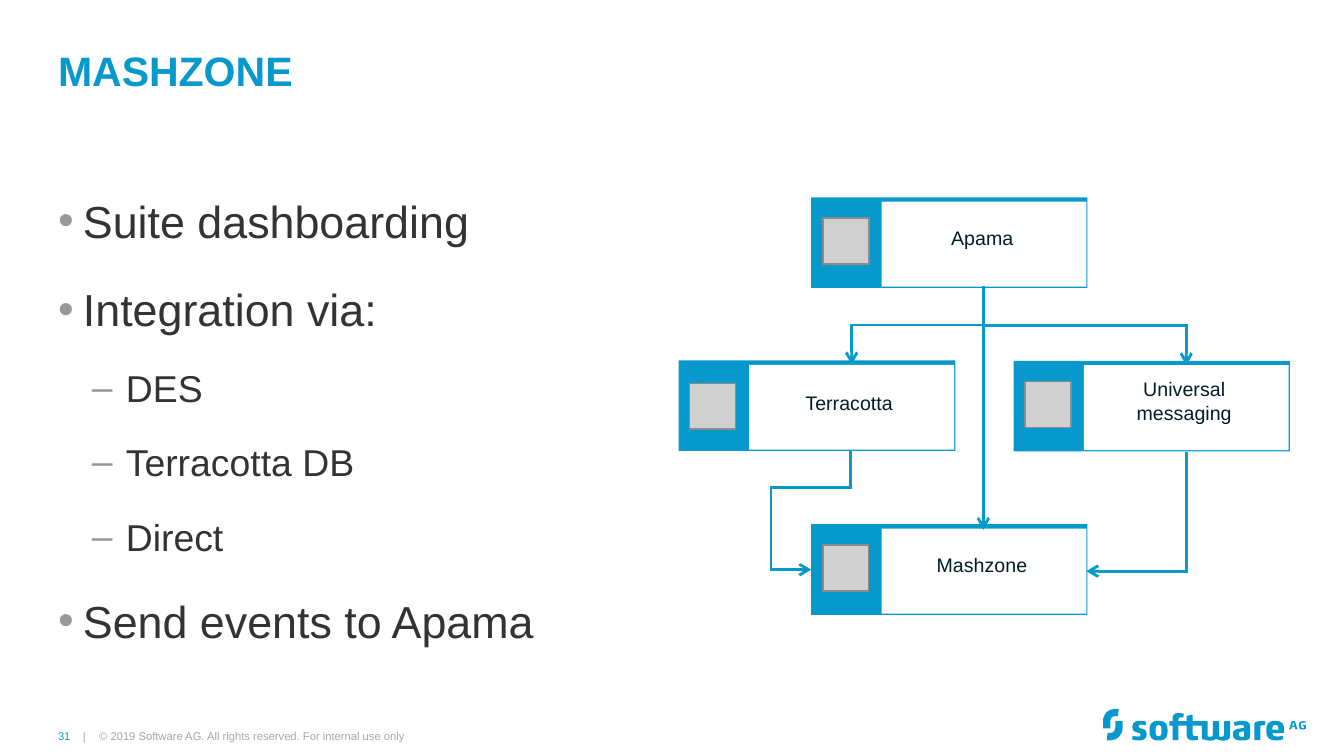
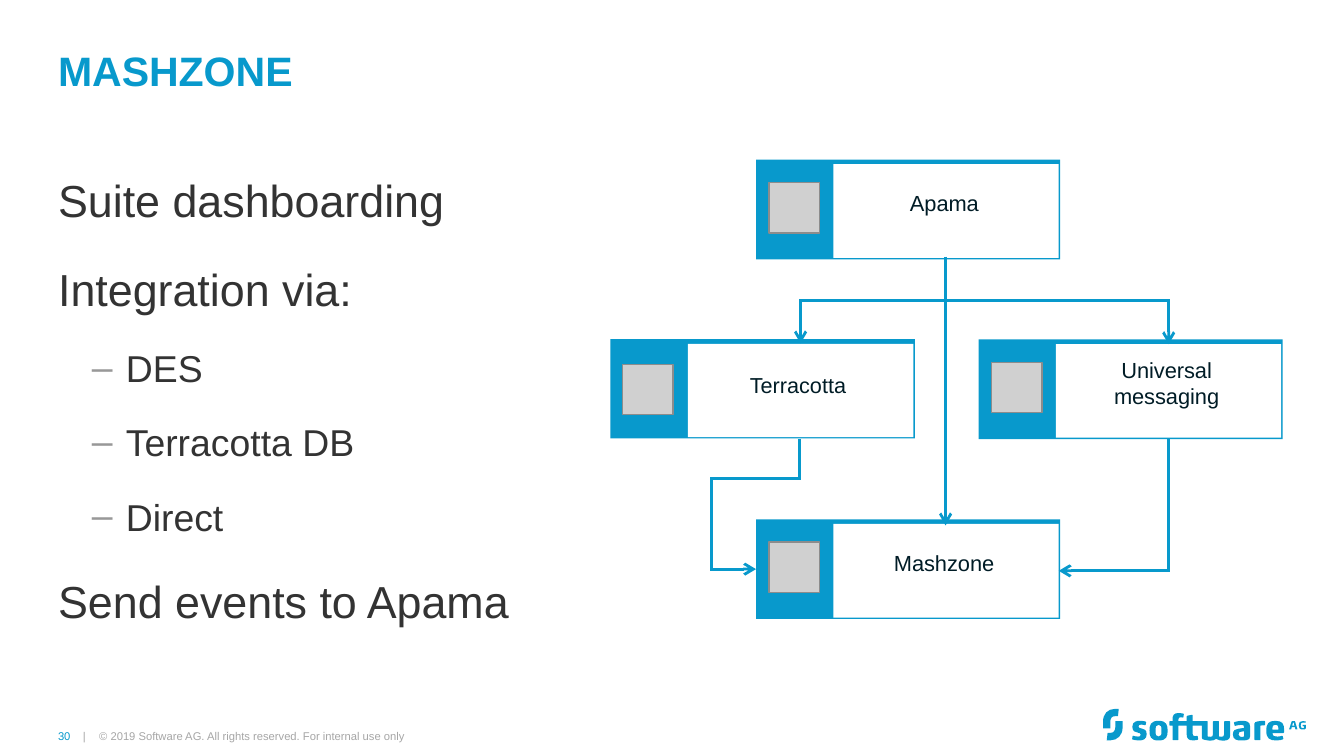
Before and after one commit to Cumulocity-IoT/apama-streaming-analytics-intro-training, a slide deck: slide 30 of Apama GAP Training.pptx (slide 31 before the commit). Drawn at 1344x756 pixels with LibreOffice and Linux fonts; fonts in the diff are those of the drawing; grey boxes stand for pictures; background and template pictures are left out. Boxes give left, top, right and bottom in pixels: in the first picture for what was removed or moved away, otherwise in the second. Text is boxed around its words. In the diff, an @@ line names an element or a change of style, - is before the commit and + after.

```diff
--- a/Apama GAP Training.pptx
+++ b/Apama GAP Training.pptx
@@ text "Suite dashboarding": place and size @@
-text "Suite dashboarding" at [83,205,534,647]
+text "Suite dashboarding" at [58,184,509,627]
@@ rectangle: place and size @@
-rectangle at [812,198,1089,288]
+rectangle at [757,160,1060,259]
@@ rectangle: place and size @@
-rectangle at [882,202,1086,286]
+rectangle at [833,164,1059,258]
@@ size 10.6 to 11.6 pt in 4 elements at [894,555,994,572], [1114,362,1219,409], [750,378,846,394], [910,196,979,216] @@
@@ text "Apama": place and size @@
-text "Apama" at [951,231,1013,249]
+text "Apama" at [910,196,979,216]
@@ text at [58,184,509,627]: bullet • to none @@
@@ picture: place and size @@
-picture at [823,218,868,263]
+picture at [769,183,820,234]
@@ elbow arrow moved from (984, 286) - (852, 364) to (946, 257) - (801, 344) @@
@@ elbow arrow moved from (984, 286) - (984, 530) to (945, 258) - (946, 526) @@
@@ elbow arrow moved from (984, 286) - (1187, 366) to (946, 257) - (1169, 344) @@
@@ rectangle: place and size @@
-rectangle at [679,360,956,450]
+rectangle at [610,339,915,438]
@@ rectangle: place and size @@
-rectangle at [749,364,954,449]
+rectangle at [688,344,914,437]
@@ text "Terracotta": place and size @@
-text "Terracotta" at [805,396,892,411]
+text "Terracotta" at [750,378,846,394]
@@ rectangle: place and size @@
-rectangle at [1013,360,1290,450]
+rectangle at [978,340,1282,439]
@@ rectangle: place and size @@
-rectangle at [1083,366,1288,450]
+rectangle at [1056,344,1282,438]
@@ text "Universal messaging": place and size @@
-text "Universal messaging" at [1137,381,1232,424]
+text "Universal messaging" at [1114,362,1219,409]
@@ picture: place and size @@
-picture at [689,383,735,429]
+picture at [622,364,673,415]
@@ picture: place and size @@
-picture at [1025,382,1071,427]
+picture at [992,363,1043,414]
@@ elbow arrow moved from (851, 452) - (812, 570) to (800, 438) - (757, 570) @@
@@ elbow arrow moved from (1187, 452) - (1086, 571) to (1168, 439) - (1059, 571) @@
@@ rectangle: place and size @@
-rectangle at [812,524,1089,614]
+rectangle at [757,519,1060,618]
@@ rectangle: place and size @@
-rectangle at [882,528,1086,613]
+rectangle at [833,524,1059,618]
@@ text "Mashzone": place and size @@
-text "Mashzone" at [937,557,1028,573]
+text "Mashzone" at [894,555,994,572]
@@ picture: place and size @@
-picture at [823,546,868,591]
+picture at [769,542,820,593]
@@ page number at [58,732,70,740]: text changed @@
-31 |
+30 |
```
Also in this commit, not shown: 21 other slides changed, 1 slide added, 2 slides removed.
